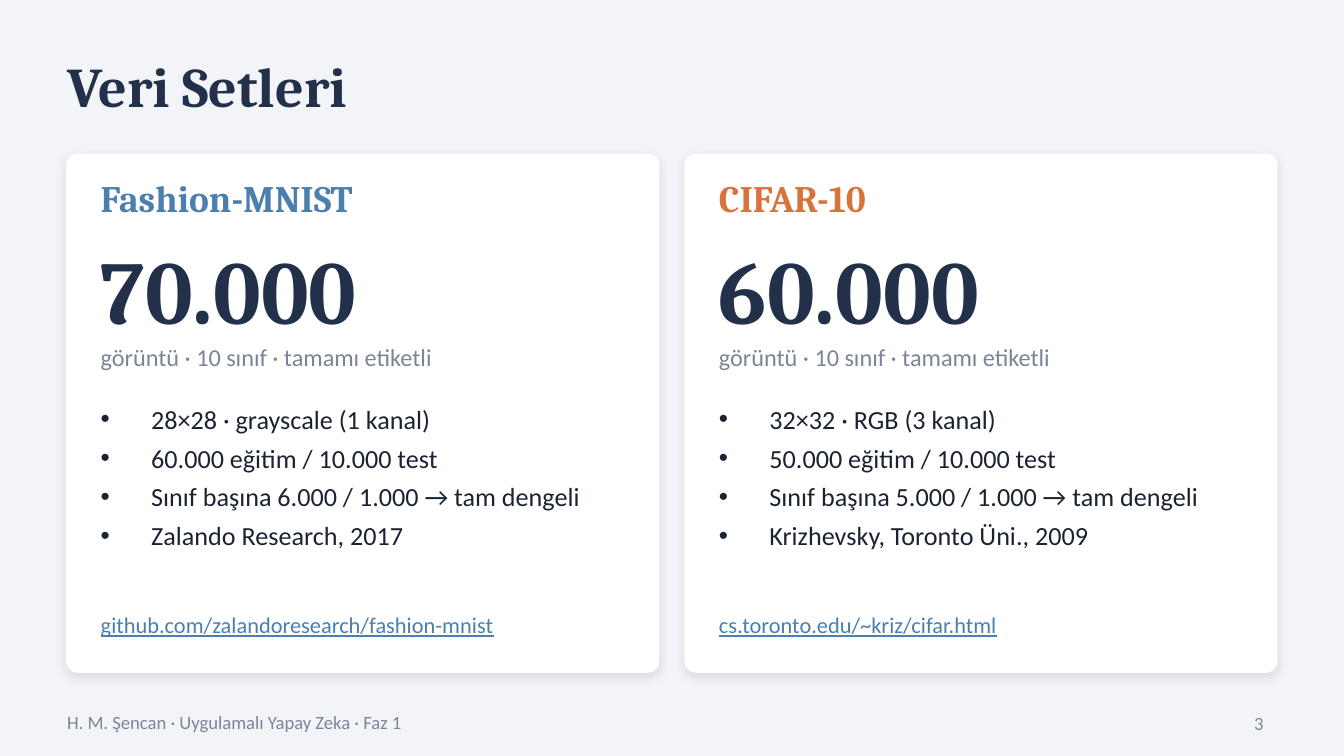
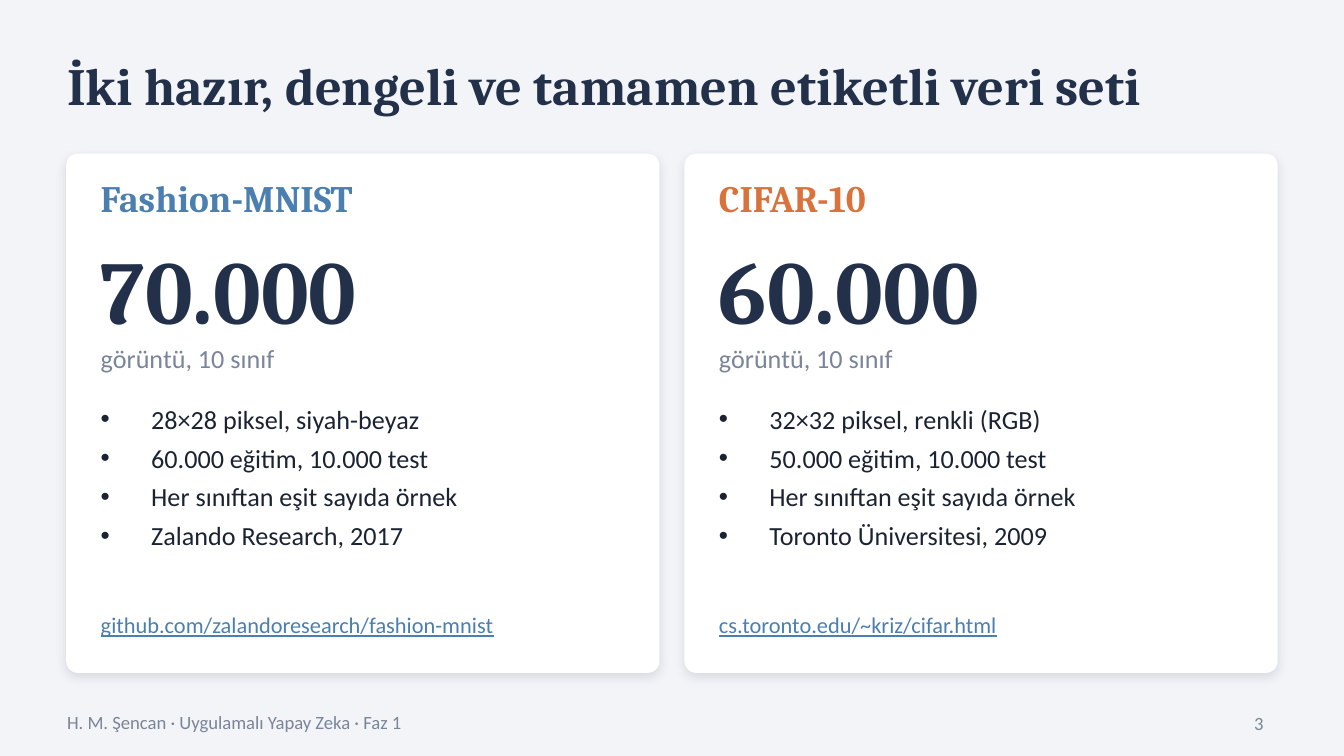
Before and after one commit to shencan03/uyz-odev, a slide deck: slide 3 of docs/Faz1_Sunum.pptx. Drawn at 1344x756 pixels with LibreOffice and Linux fonts; fonts in the diff are those of the drawing. Boxes give left, top, right and bottom in pixels: in the first picture for what was removed or moved away, otherwise in the second. Text is boxed around its words. In the diff, an @@ line names an element or a change of style, - is before the commit and + after.

```diff
--- a/docs/Faz1_Sunum.pptx
+++ b/docs/Faz1_Sunum.pptx
@@ title at (67,59,1141,117): text changed; size 30 to 28 pt @@
-Veri Setleri
+İki hazır, dengeli ve tamamen etiketli veri seti
@@ text at (101,350,274,373): text changed; size 13 to 14 pt @@
-görüntü · 10 sınıf · tamamı etiketli
+görüntü, 10 sınıf
@@ text at (719,350,893,373): text changed; size 13 to 14 pt @@
-görüntü · 10 sınıf · tamamı etiketli
+görüntü, 10 sınıf
@@ text at (151,411,457,511): text changed @@
-• 28×28 · grayscale (1 kanal)
-• 60.000 eğitim / 10.000 test
-• Sınıf başına 6.000 / 1.000 → tam dengeli
+• 28×28 piksel, siyah-beyaz
+• 60.000 eğitim, 10.000 test
+• Her sınıftan eşit sayıda örnek
@@ text at (769,410,1075,548): text changed @@
-• 32×32 · RGB (3 kanal)
-• 50.000 eğitim / 10.000 test
-• Sınıf başına 5.000 / 1.000 → tam dengeli
-• Krizhevsky, Toronto Üni., 2009
+• 32×32 piksel, renkli (RGB)
+• 50.000 eğitim, 10.000 test
+• Her sınıftan eşit sayıda örnek
+• Toronto Üniversitesi, 2009
```
Also in this commit, not shown: 5 other slides changed, 2 slides added, 2 slides removed, 1 other file.
